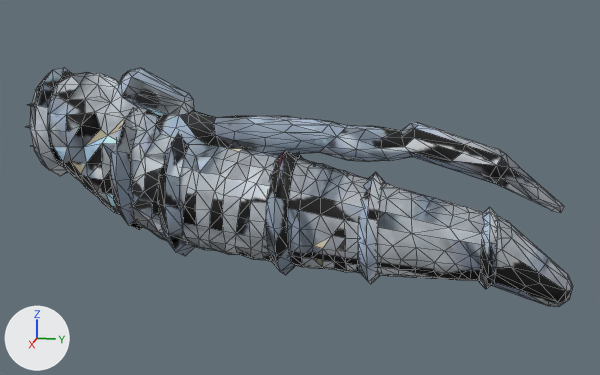
What one commit did to the glTF model assets/3d/monstres/wyrm.glb.
The view is the same before and after, from a camera (50 mm lens) standing at (2.154, 0.588, 0.829) and looking at (0.001, 0.158, 0.29). Lighting does not change. The marker at lower left points along +X, +Y and +Z. The first picture is the older version. Mesh edges are drawn as thin lines. Vertices at exactly the same position are counted once.

The first picture shows 'ver_neiges_peau'.
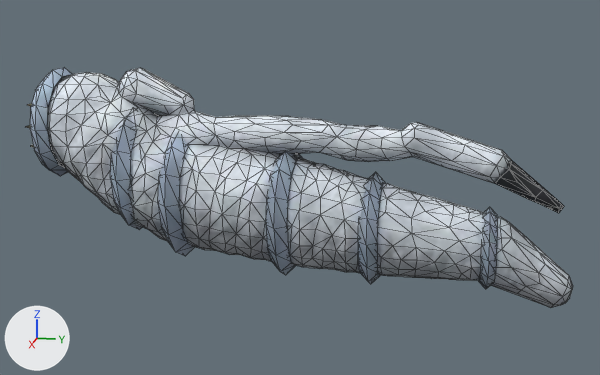
The change, as a diff of the scene's bpy script:
```diff
--- a/assets/3d/monstres/wyrm.glb.py
+++ b/assets/3d/monstres/wyrm.glb.py
@@ me_ver_neiges_peau @@
 # used by ob_ver_neiges_peau; location = (0.0, 0.0, 0.0)
-me_ver_neiges_peau.from_pydata(...)  # 1342 vertices, 2616 faces; spans x -0.186..0.186, y -0.587..0.885, z 0.0..0.604
+me_ver_neiges_peau.from_pydata(...)  # 1342 vertices, 2616 faces; spans x -0.186..0.186, y -0.587..0.885, z 0.003..0.604
+# me_ver_neiges_peau part 1: 23 vertices moved from x -0.067..0.071, y -0.57..0.871, z 0.022..0.599 to x -0.053..0.07, y -0.571..0.873, z 0.006..0.598; 100 vertices removed from x -0.152..0.084, y -0.58..0.878, z 0.0..0.604; 100 vertices added at x -0.152..0.083, y -0.58..0.879, z 0.003..0.604
+# me_ver_neiges_peau part 2: 2244 kept faces spanning x -0.186..0.186, y -0.587..0.885, z 0.006..0.598 get new texture (UV) coordinates
 me_ver_neiges_peau.materials.append(mat_peau)
```

Changed parts and their boxes (x1, y1, x2, y2) in the pictures (600 x 375 px; the box of a moved part takes in the faces that stretch with it):
part 1 of me_ver_neiges_peau, moved or reshaped: (57, 68, 573, 307) in both
part 2 of me_ver_neiges_peau, surface changed: (26, 68, 573, 297) in both
